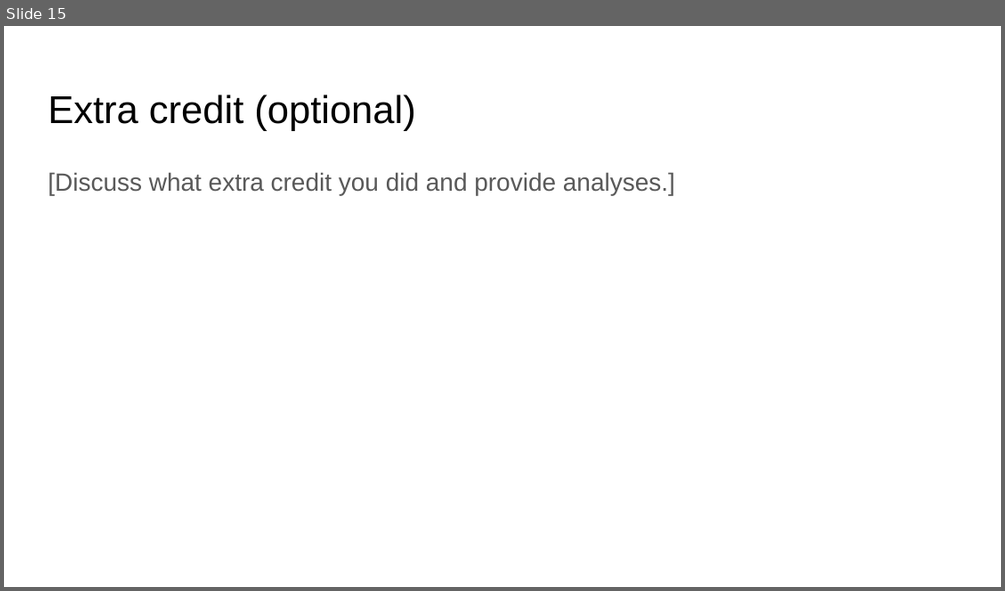
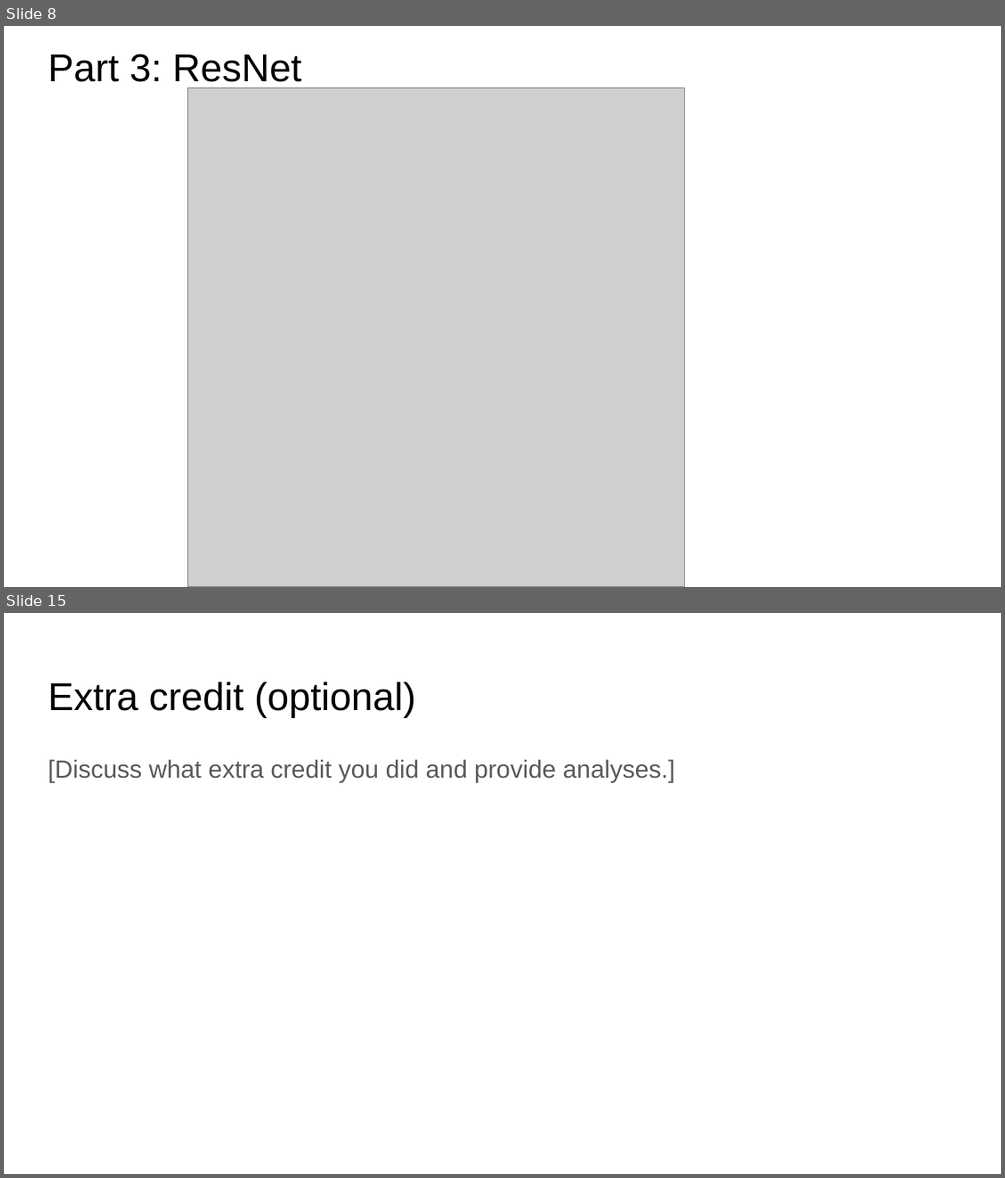
Before and after one commit to aashutoshav/Computer-Vision-Project-3, a slide deck: docs/proj3_report.pptx. Shown one above the other, each under a label of ours: slide 15 before the commit, slides 8 and 15 after it; the slides between them are not shown. The pictures are 1005x591 and 1005x1178 pixels, drawn with LibreOffice and Linux fonts; fonts in the diff are those of the drawing; grey boxes stand for pictures. Boxes give left, top, right and bottom in pixels: in the first picture for what was removed or moved away, otherwise in the second. Text is boxed around its words. In the diff, an @@ line names an element or a change of style, - is before the commit and + after.

```diff
--- a/docs/proj3_report.pptx
+++ b/docs/proj3_report.pptx
@@ slide 8 added at <box>4,26,1001,587</box>, background #FFFFFF @@
@@ title added at <box>48,54,301,89</box>, 28 pt, text #000000 @@
+Part 3: ResNet
@@ picture added at <box>187,87,684,586</box> @@
```
Also in this commit, not shown: 12 slides changed, 1 other slide added, 2 slides removed, 2 other files.
